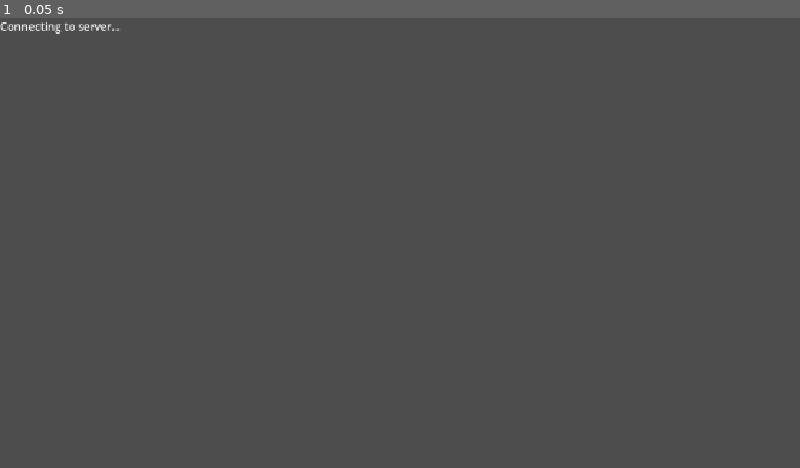
Above: before the commit, frame 1.
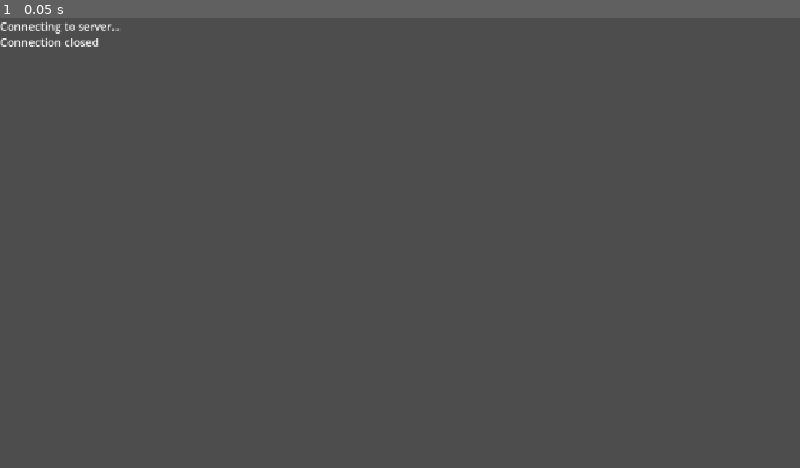
Above: after the commit, the same moment.

Repository: gog-official/Bookworm.io
Game: Godot game, scene res://main.tscn
Same seed, same stepped clock (60 frames per second), same inputs: the game is played once before the commit and once after it.
Inputs:
- Up to frame 1 (0.05 s): no input

The runs differ from the first frame. In frame 1, 0.1% of the frame differs, in the area x 0-13%, y 4-7%.

Commit message:
Fixed janky movement and chat issues

Diff:
--- a/client/states/ingame/ingame.gd
+++ b/client/states/ingame/ingame.gd
@@ -9,16 +9,17 @@
 @onready var _log: Log = $UI/Log
 @onready var _world: Node2D = $World
 
+
 # Called when the node enters the scene tree for the first time.
 func _ready() -> void:
 	_line_edit.text_submitted.connect(_on_line_edit_text_submitted)
 	WsClient.connection_closed.connect(_on_ws_connection_closed)
 	WsClient.packet_received.connect(_on_ws_packet_recieved)
-func _process(delta: float) -> void:
-	pass
+
 
 func _on_ws_connection_closed() -> void:
 	_log.error("Connection closed")
+
 
 func _on_ws_packet_recieved(packet: packets.Packet) -> void:
 	var sender_id := packet.get_sender_id()
@@ -27,8 +28,12 @@
 	elif packet.has_player():
 		_handle_player_msg(sender_id, packet.get_player())
 
+
 func _handle_chat_msg(sender_id: int, chat_msg: packets.ChatMessage) -> void:
-	_log.chat("Client %d" % sender_id, chat_msg.get_msg())
+	if sender_id in _players:
+		var actor := _players[sender_id]
+		_log.chat(actor.actor_name, chat_msg.get_msg())
+
 
 func _on_line_edit_text_submitted(txt: String) -> void:
 	var packet := packets.Packet.new()
@@ -41,6 +46,7 @@
 	else:
 		_log.chat("You", txt)
 		_line_edit.text = ""
+
 
 func _handle_player_msg(sender_id: int, player_msg: packets.PlayerMessage) -> void:
 	var actor_id := player_msg.get_id()
@@ -60,3 +66,6 @@
 		var actor := _players[actor_id]
 		actor.position.x = x
 		actor.position.y = y
+
+		var direction := player_msg.get_direction()
+		actor.velocity = speed * Vector2.from_angle(direction)
